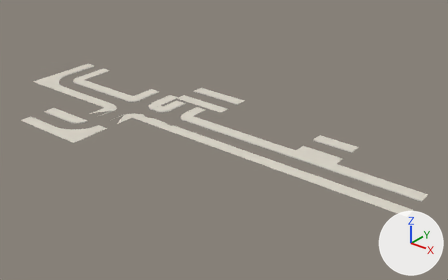
A saved change to the FBX model Assets/_Project/Hikone/Models/HK_RoadRaised.fbx.
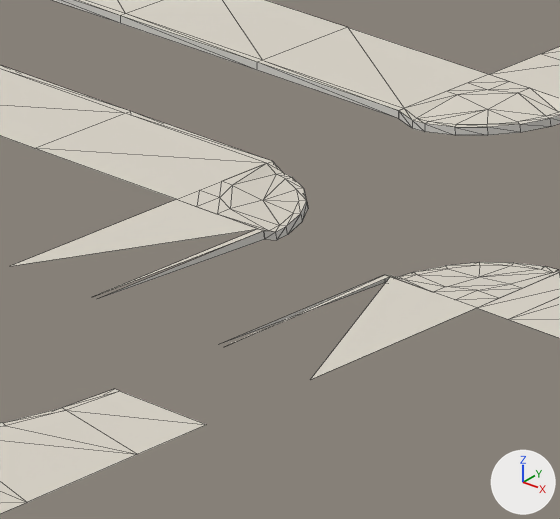
Each version is shown whole from a camera (50 mm lens) standing at (187.3, -225.6, 123.2) and looking at (22.7, -19.8, -4.4), then close up on the part from 20% to 31% of the width and 32% to 49% of the height. Arrows for +X, +Y and +Z are at lower right; the lights stay in place. The last two pictures show the newer version. The close-ups show mesh edges as thin lines. Where no turn or scale is listed for an object, it has been applied to the vertices.

Objects in the first close-up: 'HK_RoadRaised'.
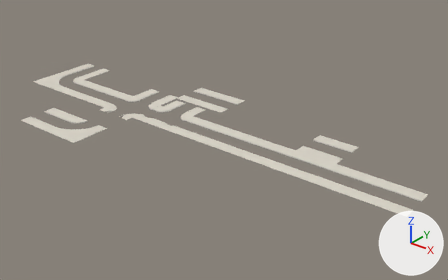
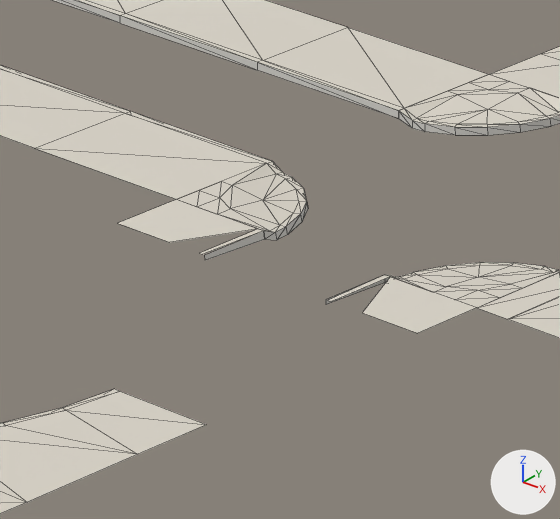
Where the change shows, as pixel boxes [x1, y1, x2, y2] in the close-ups (560 x 519 px; the box of a moved part takes in the faces that stretch with it):
part 1 of me_hk_roadraised, moved or reshaped
    before: [11, 199, 476, 380]
    after: [118, 199, 476, 333]
part 2 of me_hk_roadraised, recoloured
    before: [53, 0, 520, 221]
    after: [1, 0, 519, 272]

Diff of the bpy script that builds the scene:
```diff
--- a/Assets/_Project/Hikone/Models/HK_RoadRaised.fbx.py
+++ b/Assets/_Project/Hikone/Models/HK_RoadRaised.fbx.py
@@ me_hk_roadraised @@
 # used by ob_hk_roadraised; location = (0.0, 0.0, 0.0)
-me_hk_roadraised.from_pydata(...)  # 700 vertices, 888 faces; spans x -102.0..120.0, y -72.0..16.0, z 0.0
+me_hk_roadraised.from_pydata(...)  # 706 vertices, 888 faces; spans x -102.0..120.0, y -72.0..16.0, z 0.0
+# me_hk_roadraised part 1: 6 vertices removed from x -42.0..-22.0, y -46.0, z 0.0; 12 vertices added at x -42.0..-22.0, y -40.0, z 0.0
+# me_hk_roadraised part 2: 22 faces spanning x -88.0..110.0, y -58.0..10.0, z 0.0 switch from mat_hk_curb (light grey #d4d1cb) to mat_hk_sidewalk (light grey #dad4c8)
```
